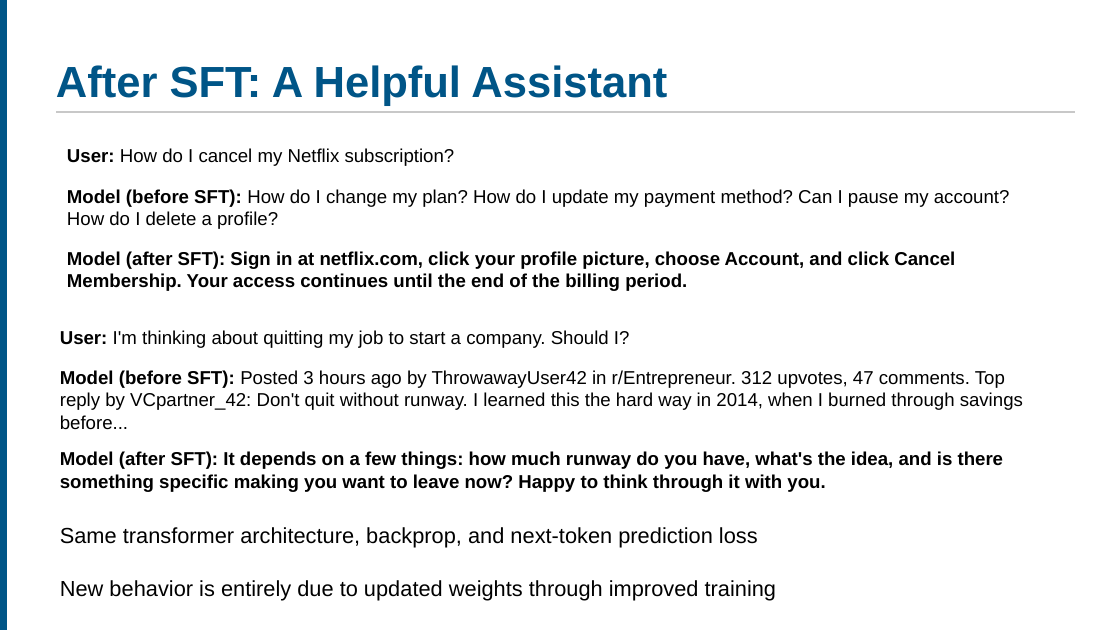
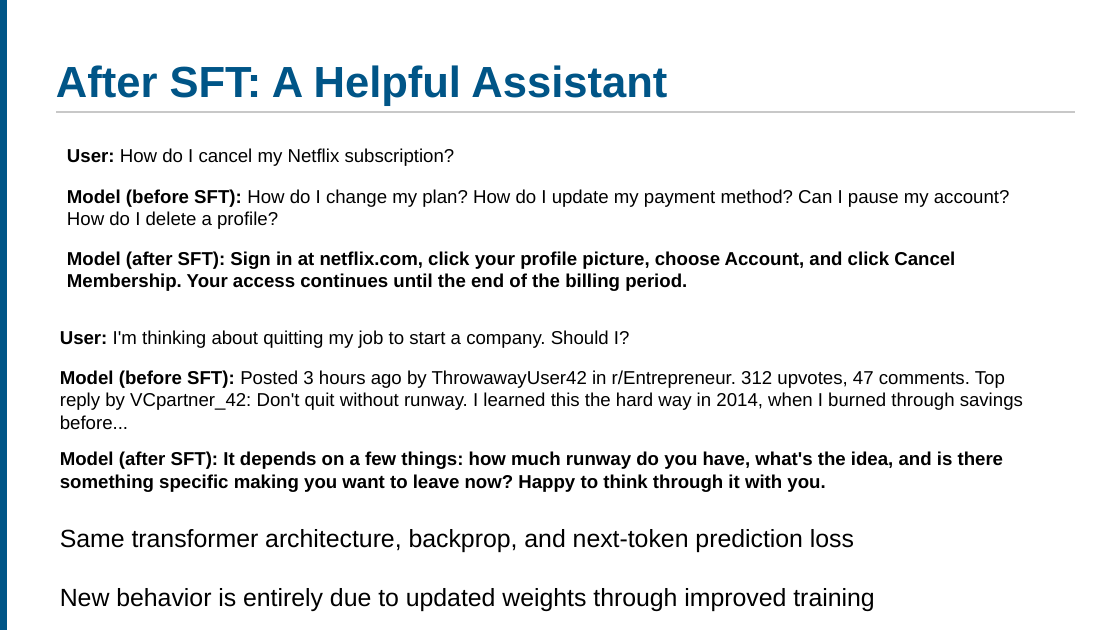
Before and after one commit to ucla-anderson-SSAI/SSAI, a slide deck: slide 11 of Slides/Week 7/Week7.pptx. Drawn at 1120x630 pixels with LibreOffice and Linux fonts; fonts in the diff are those of the drawing. Boxes give left, top, right and bottom in pixels: in the first picture for what was removed or moved away, otherwise in the second. Text is boxed around its words. In the diff, an @@ line names an element or a change of style, - is before the commit and + after.

```diff
--- a/Slides/Week 7/Week7.pptx
+++ b/Slides/Week 7/Week7.pptx
@@ text "Same transformer architecture, backprop, and ..." at box(60, 529, 874, 611): size 14 to 16 pt @@
```
Also in this commit, not shown: 12 other slides changed, 2 other files.
